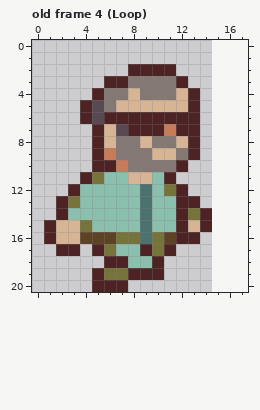
One commit to this pixel-art file: resources/art/raw/new_character_pose.aseprite. The picture above is the old version.
15x21 pixels, 6 frames. Colours within 5 levels of each other are drawn and written as one. Shown: old frame 4 (Loop). The old version is drawn lined up with the new one, on the new canvas. The commit also changed other frames, which this record leaves out.
And afterwards:
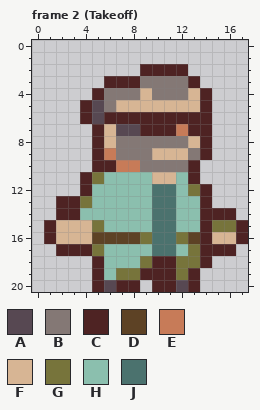
Palette (. is transparent): A #574852  B #847875  C #4e2323  D #5d4225  E #c77b58  F #d7b594  G #77743b  H #8bbfae  J #4b726e
A new or re-ordered frame is compared with the old frame closest to it.
What changed:
{"change": "canvas 15x21 -> 18x21"}
{"change": "frames 6 -> 9"}
{"where": "frame 2 (Takeoff) is new; against old frame 4 (Loop)"}
{"frame":2,"y":2,"x":8,"old":"C","new":"."}
{"frame":2,"y":2,"x":12,"old":".","new":"C"}
{"frame":2,"y":3,"x":8,"old":"B","new":"C"}
{"frame":2,"y":3,"x":12,"old":"C.","new":"BC"}
{"frame":2,"y":4,"x":8,"old":"FB","new":"BF"}
{"frame":2,"y":4,"x":12,"old":"FC.","new":"BFC"}
{"frame":2,"y":5,"x":13,"old":"C.","new":"FC"}
{"frame":2,"y":6,"x":14,"old":".","new":"C"}
{"frame":2,"y":7,"x":8,"old":"C","new":"A"}
{"frame":2,"y":7,"x":11,"old":"EC","new":"CE"}
{"frame":2,"y":7,"x":14,"old":".","new":"C"}
{"frame":2,"y":8,"x":9,"old":"F","new":"B"}
{"frame":2,"y":8,"x":12,"old":"FC.","new":"BFC"}
{"frame":2,"y":9,"x":12,"old":"BC.","new":"FBC"}
{"frame":2,"y":10,"x":8,"old":"B","new":"E"}
{"frame":2,"y":10,"x":12,"old":"C.","new":"BC"}
{"frame":2,"y":11,"x":8,"old":"FFHC..","new":"HHFFHC"}
{"frame":2,"y":12,"x":3,"old":"CH","new":".C"}
{"frame":2,"y":12,"x":9,"old":"JHGC..","new":"HJJHGC"}
{"frame":2,"y":13,"x":3,"old":"GH","new":"CG"}
{"frame":2,"y":13,"x":9,"old":"JHHCC.","new":"HJJHHC"}
{"frame":2,"y":14,"x":3,"old":"H","new":"C"}
{"frame":2,"y":14,"x":9,"old":"JHHCG","new":"HJJHH"}
{"frame":2,"y":14,"x":15,"old":"..","new":"CC"}
{"frame":2,"y":15,"x":4,"old":"GH","new":"FG"}
{"frame":2,"y":15,"x":9,"old":"JHHCF","new":"HJJHH"}
{"frame":2,"y":15,"x":15,"old":"...","new":"GGC"}
{"frame":2,"y":16,"x":4,"old":"D","new":"F"}
{"frame":2,"y":16,"x":7,"old":"GGJGDCC....","new":"DDGJJGDCFFC"}
{"frame":2,"y":17,"x":4,"old":".CG","new":"CGH"}
{"frame":2,"y":17,"x":9,"old":"CGC.....","new":"HJJHGCCC"}
{"frame":2,"y":18,"x":5,"old":".CC","new":"CHH"}
{"frame":2,"y":18,"x":9,"old":"H","new":"G"}
{"frame":2,"y":18,"x":11,"old":"....","new":"CGGC"}
{"frame":2,"y":19,"x":6,"old":"G","new":"H"}
{"frame":2,"y":19,"x":8,"old":"C","new":"G"}
{"frame":2,"y":19,"x":11,"old":"...","new":"CGC"}
{"frame":2,"y":20,"x":6,"old":"C","new":"A"}
{"frame":2,"y":20,"x":8,"old":".","new":"C"}
{"frame":2,"y":20,"x":10,"old":"....","new":"CCAC"}
